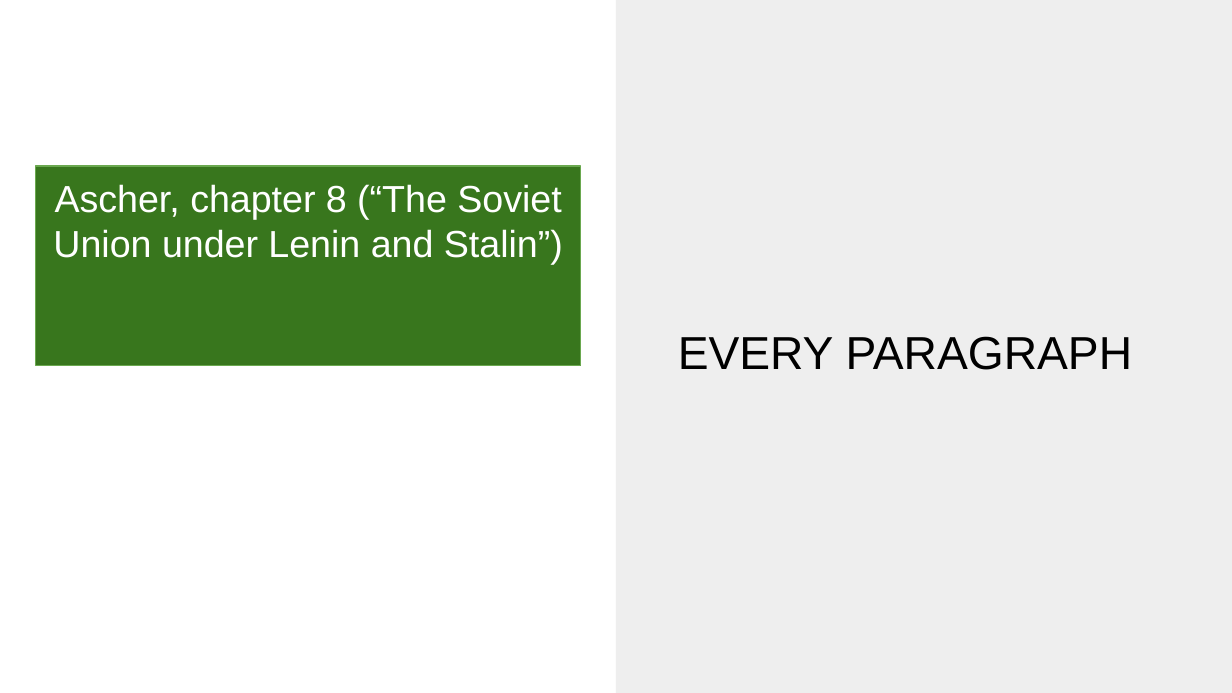
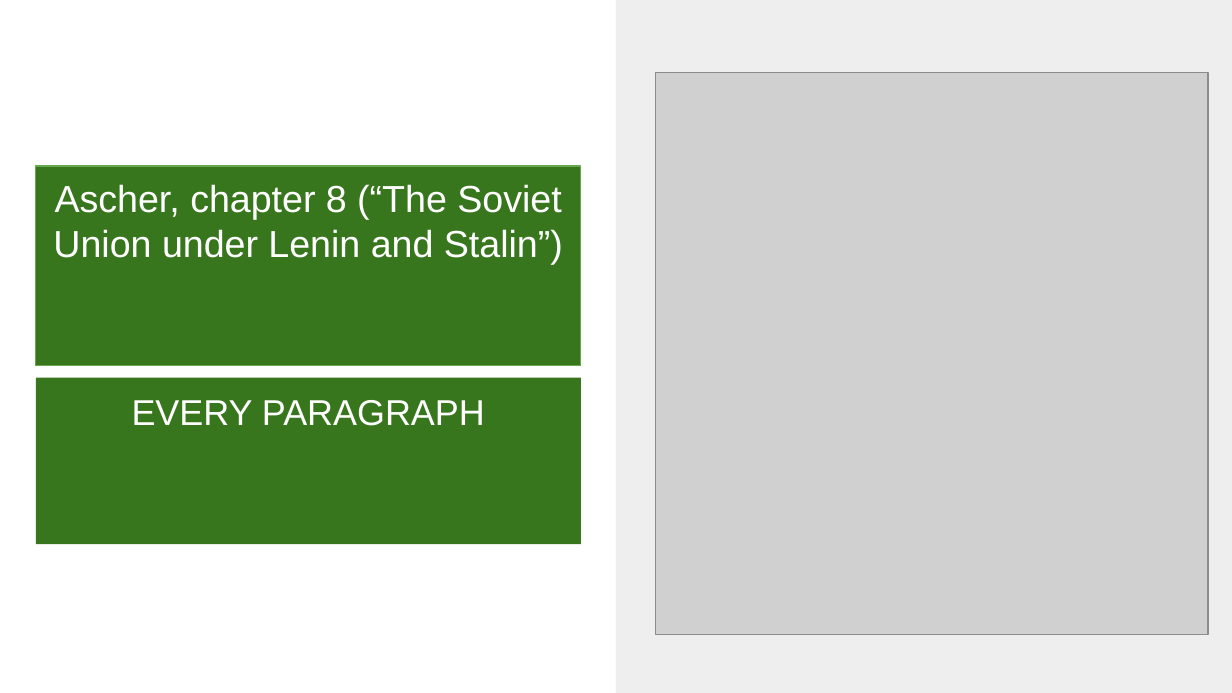
Before and after one commit to MichaelOdumosu57/Spring_2017, a slide deck: slide 2 of Spring 2017 Semester/Music or Arts/ARUS HW/11 ARUS HW/ARUS 280 HW#11 notes.pptx. Drawn at 1232x693 pixels with LibreOffice and Linux fonts; fonts in the diff are those of the drawing; grey boxes stand for pictures; background and template pictures are left out. Boxes give left, top, right and bottom in pixels: in the first picture for what was removed or moved away, otherwise in the second. Text is boxed around its words. In the diff, an @@ line names an element or a change of style, - is before the commit and + after.

```diff
--- a/Spring 2017 Semester/Music or Arts/ARUS HW/11 ARUS HW/ARUS 280 HW#11 notes.pptx
+++ b/Spring 2017 Semester/Music or Arts/ARUS HW/11 ARUS HW/ARUS 280 HW#11 notes.pptx
@@ picture added at bbox=[655, 73, 1207, 634] @@
@@ subtitle "EVERY PARAGRAPH": place and size @@
-subtitle "EVERY PARAGRAPH" at bbox=[678, 336, 1133, 370]
+subtitle "EVERY PARAGRAPH" at bbox=[36, 378, 580, 545]
@@ subtitle "EVERY PARAGRAPH" at bbox=[36, 378, 580, 545]: size 27 to 21 pt, text colour #000000 to #FFFFFF; alignment left to centre; line spacing 1.15 to 1; less space between paragraphs; vertical alignment middle to top; fill none to #38761D @@
```
Also in this commit, not shown: 3 other slides changed, 15 slides added, 1 slide removed, 42 other files.
